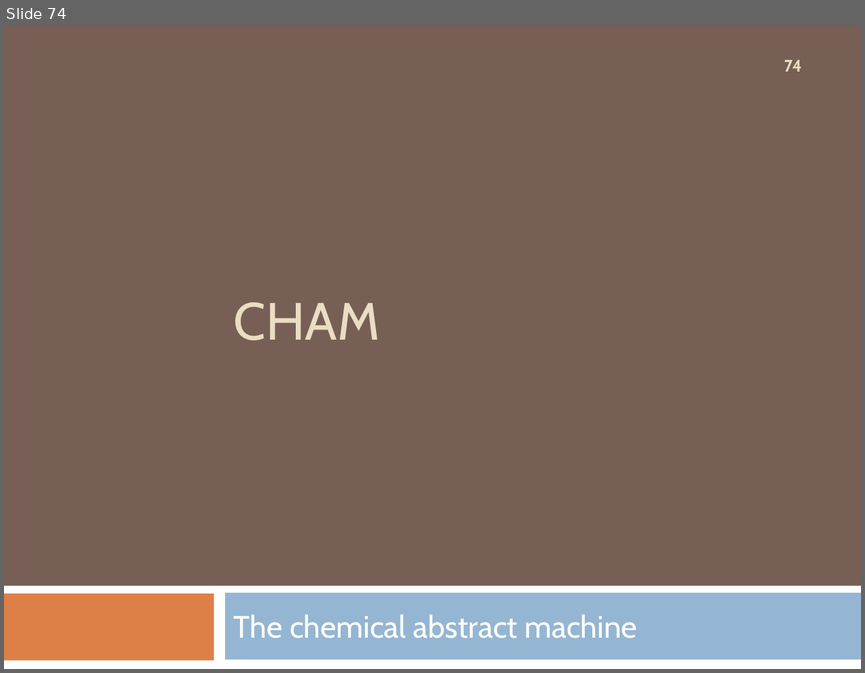
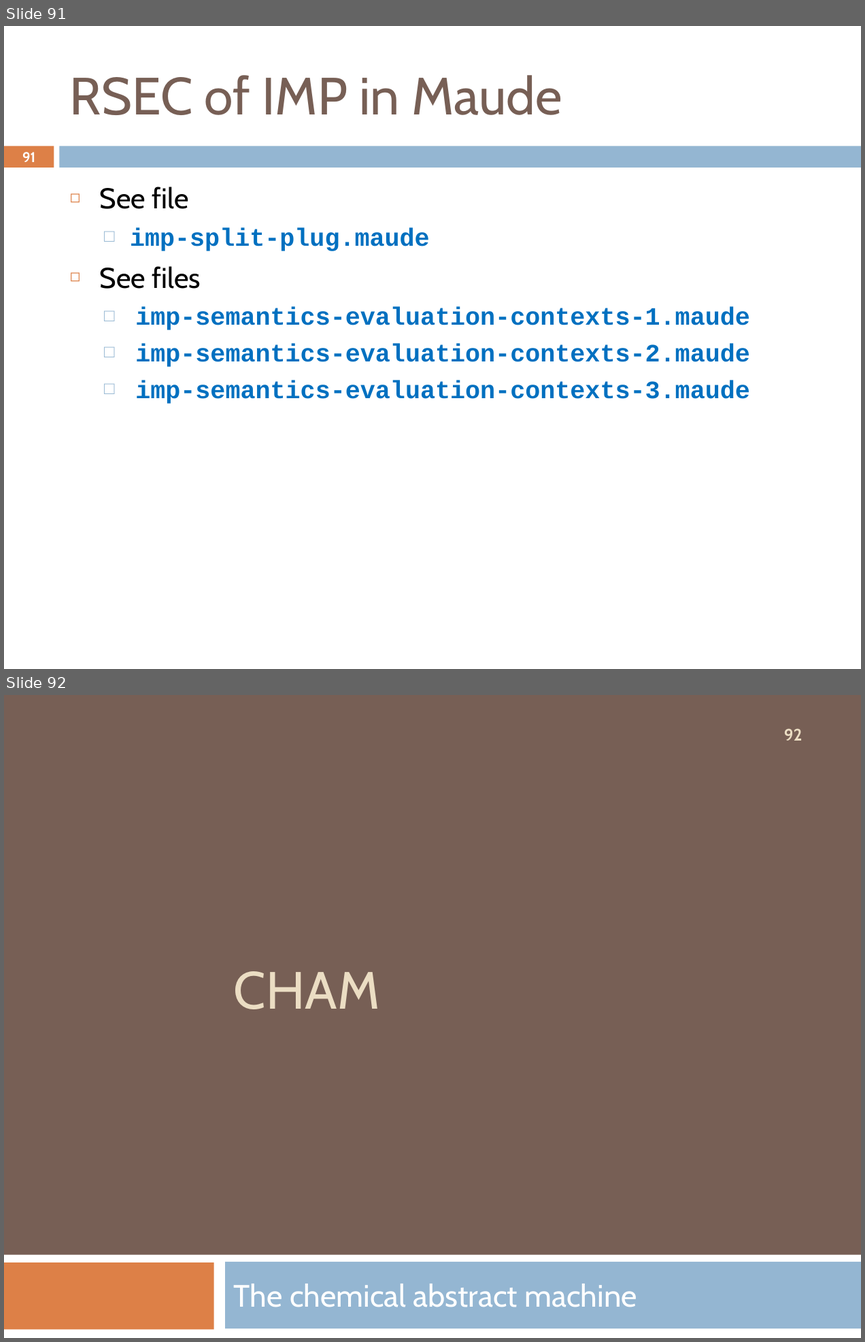
Before and after one commit to Formal-Systems-Laboratory/fsl.cs.illinois.edu, a slide deck: teaching/2021/cs522/02-Conventional-Executable-Semantics.pptx. Shown one above the other, each under a label of ours: slide 74 before the commit, slides 91 and 92 after it. The pictures are 865x673 and 865x1342 pixels, drawn with LibreOffice and Linux fonts; fonts in the diff are those of the drawing. Boxes give left, top, right and bottom in pixels: in the first picture for what was removed or moved away, otherwise in the second. Text is boxed around its words. In the diff, an @@ line names an element or a change of style, - is before the commit and + after.

```diff
--- a/teaching/2021/cs522/02-Conventional-Executable-Semantics.pptx
+++ b/teaching/2021/cs522/02-Conventional-Executable-Semantics.pptx
@@ slide 91 added at (x1=4, y1=26, x2=861, y2=669), background #FFFFFF @@
@@ title added at (x1=70, y1=75, x2=562, y2=115), 44 pt, text #775F55 @@
+RSEC of IMP in Maude
@@ rectangle added at (x1=4, y1=146, x2=54, y2=167), fill #DD8047 @@
@@ rectangle added at (x1=60, y1=146, x2=861, y2=167), fill #94B6D2 @@
@@ page number added at (x1=22, y1=152, x2=35, y2=162), 11.9 pt, text #FFFFFF, bold @@
+91
@@ text added at (x1=100, y1=186, x2=750, y2=403), 21 pt, text #0070C0, bold @@
+◻ See file
+  □ imp-split-plug.maude
+◻ See files
+  □ imp-semantics-evaluation-contexts-1.maude
+  □ imp-semantics-evaluation-contexts-2.maude
+  □ imp-semantics-evaluation-contexts-3.maude
@@ what was slide 74 is now slide 92 @@
@@ page number at (x1=784, y1=728, x2=802, y2=741): text changed @@
-74
+92
```
Also in this commit, not shown: 19 other slides added, 1 other file.
